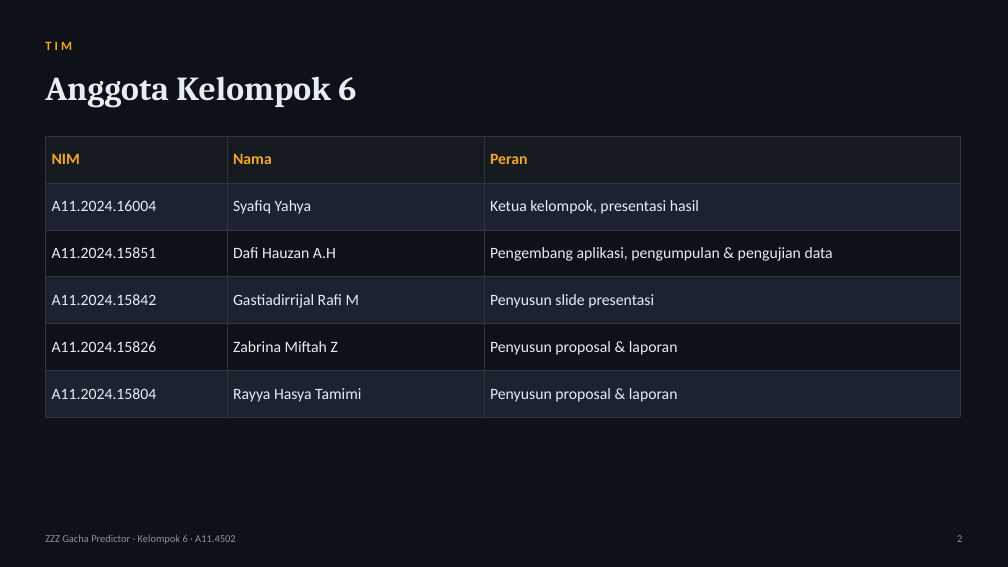
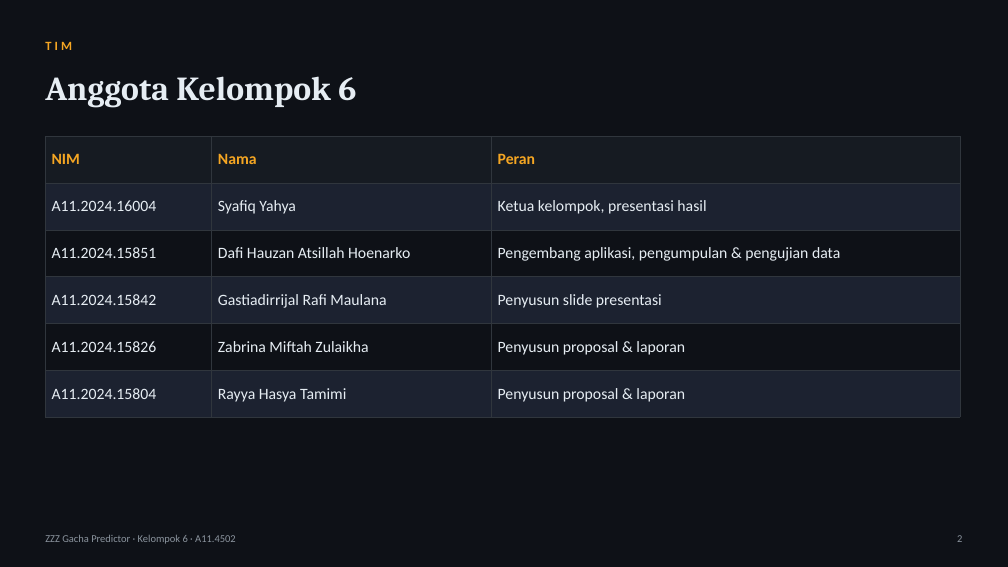
Before and after one commit to tehgeii/project-data-mining, a slide deck: slide 2 of docs/tugas/UAS_Slide_Kelompok6_A11.4502.pptx. Drawn at 1008x567 pixels with LibreOffice and Linux fonts; fonts in the diff are those of the drawing. Boxes give left, top, right and bottom in pixels: in the first picture for what was removed or moved away, otherwise in the second. Text is boxed around its words. In the diff, an @@ line names an element or a change of style, - is before the commit and + after.

```diff
--- a/docs/tugas/UAS_Slide_Kelompok6_A11.4502.pptx
+++ b/docs/tugas/UAS_Slide_Kelompok6_A11.4502.pptx
@@ table at (x1=45, y1=136, x2=960, y2=406) @@
-row 3, column 2: Dafi Hauzan A.H
+row 3, column 2: Dafi Hauzan Atsillah Hoenarko
-row 4, column 2: Gastiadirrijal Rafi M
+row 4, column 2: Gastiadirrijal Rafi Maulana
-row 5, column 2: Zabrina Miftah Z
+row 5, column 2: Zabrina Miftah Zulaikha
```
Also in this commit, not shown: 12 other files.
